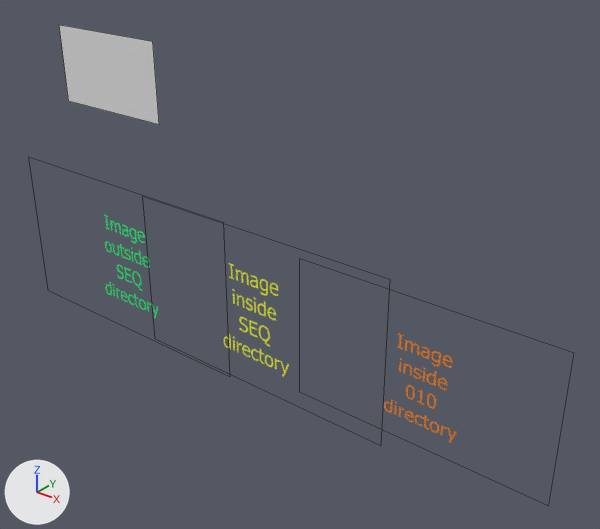
An edit to the Blender file support/P-Project/3D/scenes/SEQ/010/SEQ_010_v001.blend, drawn before and after from the same camera.
One viewpoint serves both versions: a camera (50 mm lens) standing at (6.06, -6.68, 3.77) and looking at (0.44, 0.34, -0.59). Every picture has the same lights, and +X, +Y and +Z are marked at lower left. Mesh edges are drawn as thin lines.

Names of what the first picture shows: 'image inside 010 directory', 'image inside SEQ directory', 'image outside directory', 'rotating cube imageseq'.
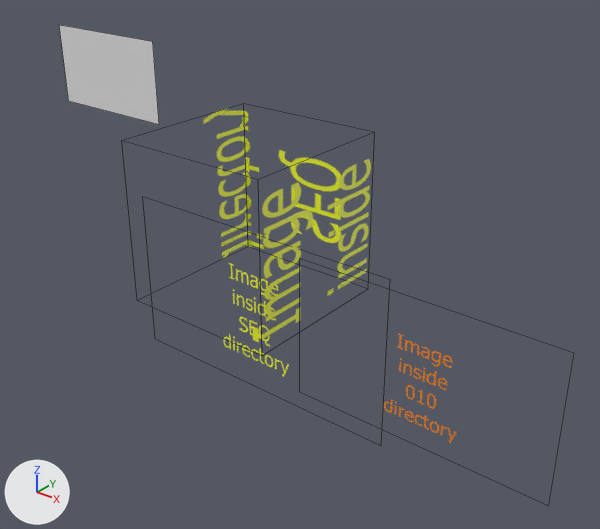
Location of each change, (x1, y1, x2, y2) in pixels of the pictures (600 x 529 px):
'Cube', added (yellow)
    after: (204, 108, 371, 342)
'image outside directory', deleted (green)
    before: (104, 214, 158, 318)

The edits, one by one:
Mesh me_cube is new.
It is a box spanning x -1.0..1.0, y -1.0..1.0, z -1.0..1.0.
It uses material mat_image_inside_seq_directory (picture img_image_inside_seq_directory_png).
Object 'image outside directory' (ob_image_outside_directory) is deleted.
Object 'Cube' (ob_cube) is new; it shows me_cube.
Its location is (0.0, 0.0, 0.0).
